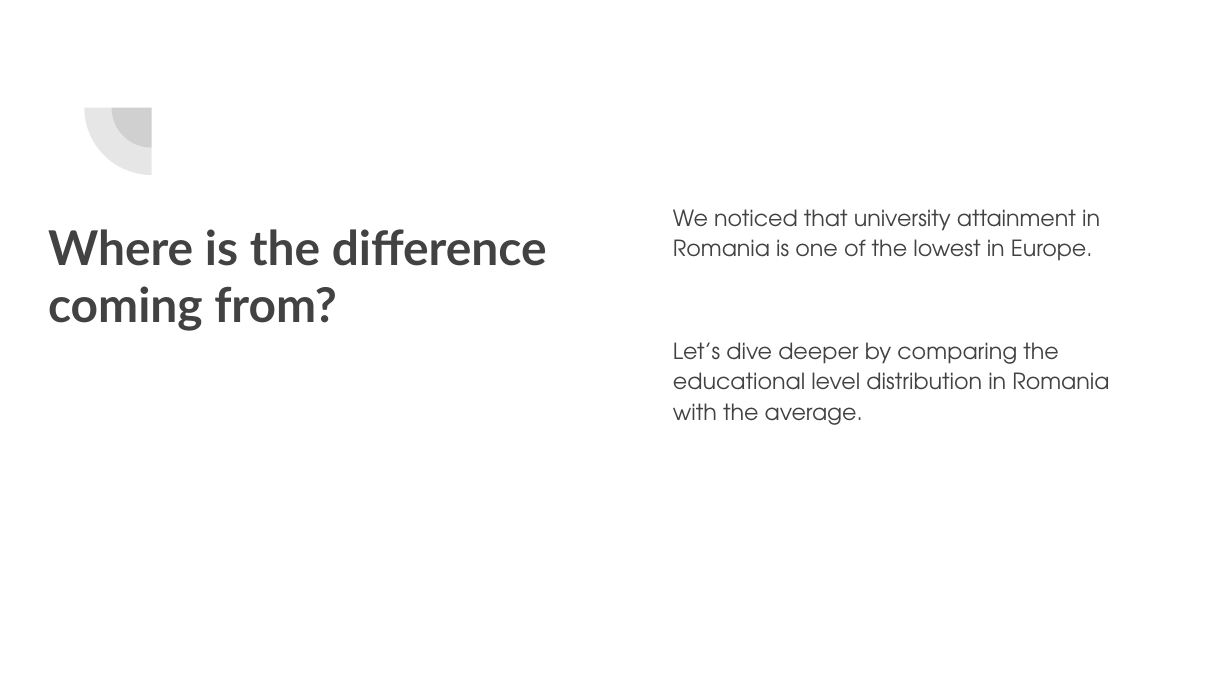
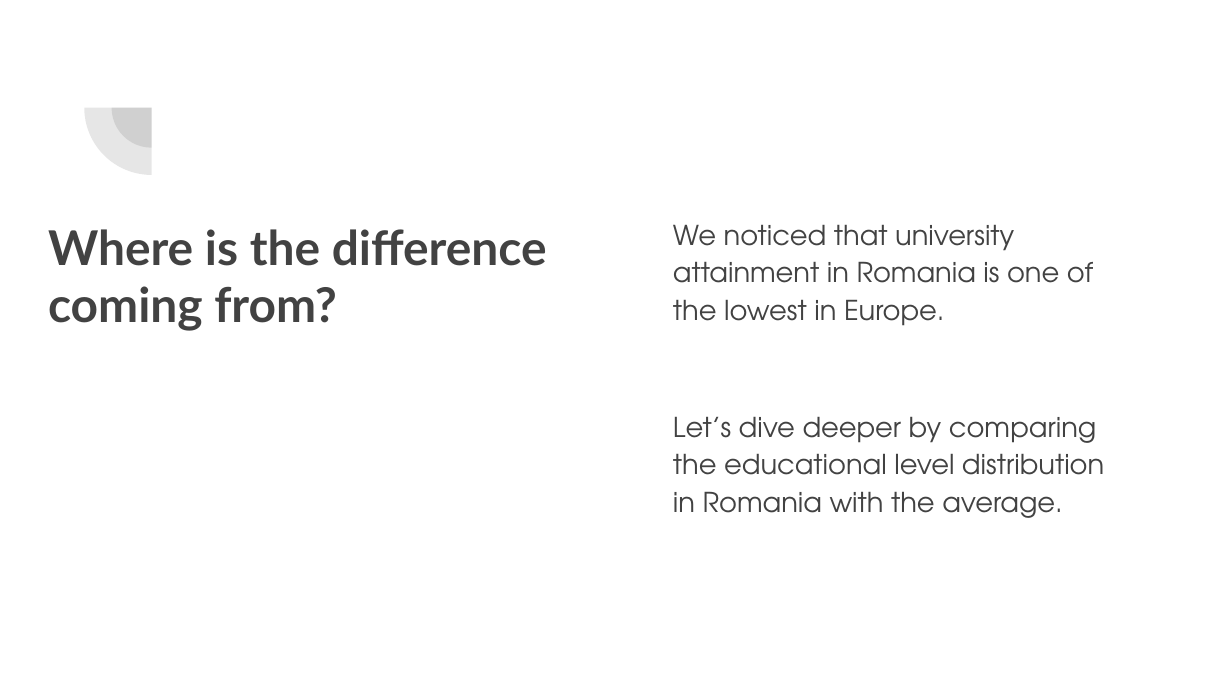
Before and after one commit to mehanix/RoEduAttainment, a slide deck: slide 6 of Presentation.pptx. Drawn at 1232x693 pixels with LibreOffice and Linux fonts; fonts in the diff are those of the drawing. Boxes give left, top, right and bottom in pixels: in the first picture for what was removed or moved away, otherwise in the second. Text is boxed around its words. In the diff, an @@ line names an element or a change of style, - is before the commit and + after.

```diff
--- a/Presentation.pptx
+++ b/Presentation.pptx
@@ text "We noticed that university attainment ..." at (660,89,1122,610): size 13 to 16 pt @@
```
Also in this commit, not shown: 6 other slides changed, 2 other files.
